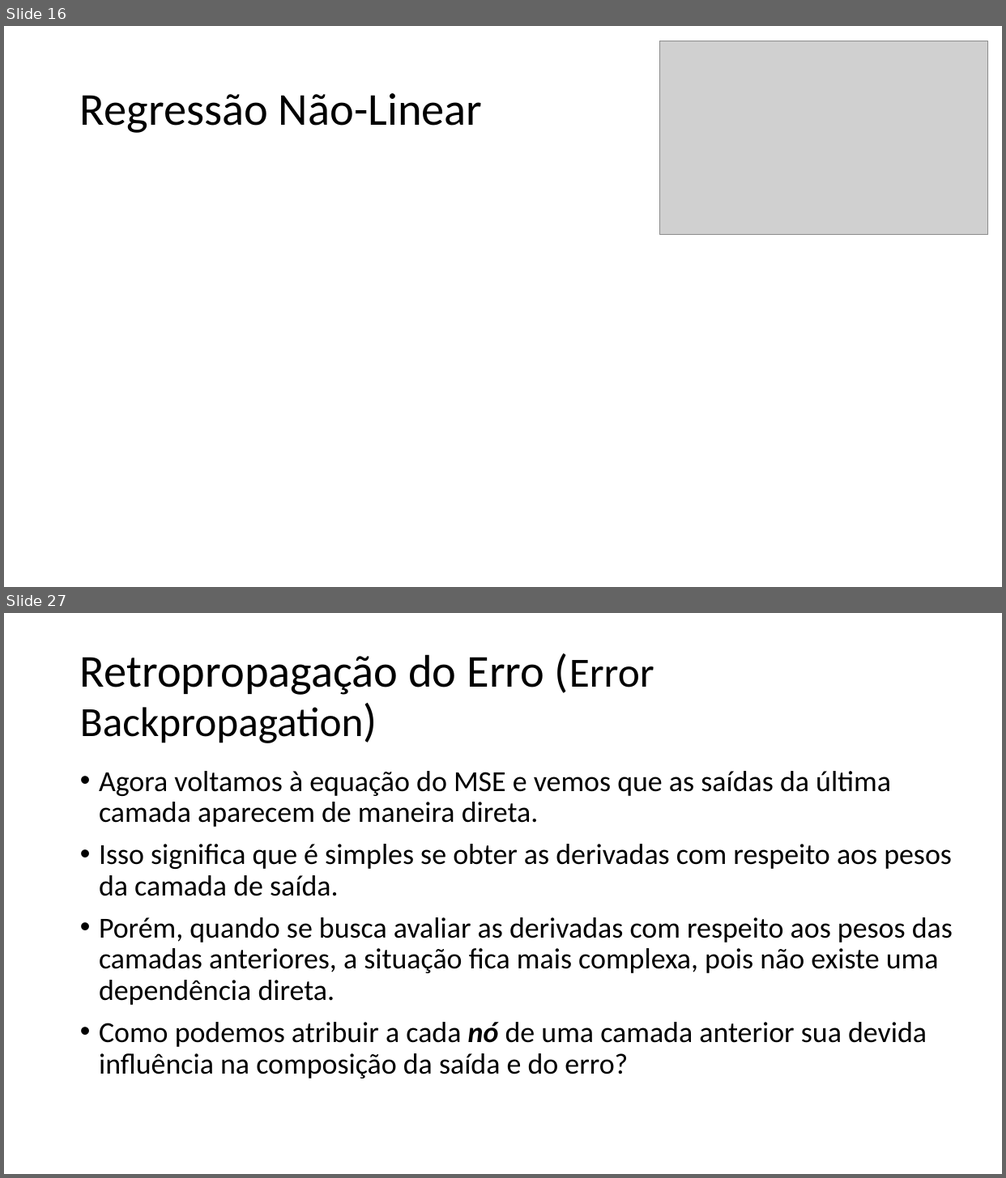
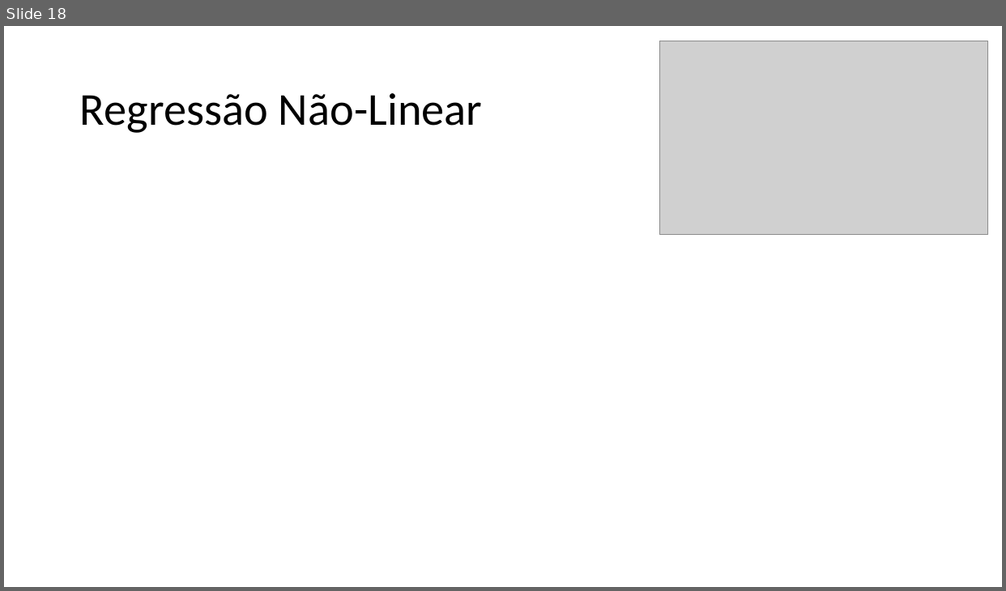
Before and after one commit to zz4fap/t320_aprendizado_de_maquina, a slide deck: slides/T320_Redes_Neurais_Artificiais (Parte II).pptx. Shown one above the other, each under a label of ours: slides 16 and 27 before the commit, slide 18 after it; the slides between them are not shown. The pictures are 1006x1178 and 1006x591 pixels, drawn with LibreOffice and Linux fonts; fonts in the diff are those of the drawing; grey boxes stand for pictures. Boxes give left, top, right and bottom in pixels: in the first picture for what was removed or moved away, otherwise in the second. Text is boxed around its words. In the diff, an @@ line names an element or a change of style, - is before the commit and + after.

```diff
--- a/slides/T320_Redes_Neurais_Artificiais (Parte II).pptx
+++ b/slides/T320_Redes_Neurais_Artificiais (Parte II).pptx
@@ slide 27 removed at (4,613,1002,1174), background #FFFFFF @@
@@ title removed at (80,654,654,743) @@
-Retropropagação do Erro (Error Backpropagation)
@@ text removed at (99,771,953,1079) @@
-• Agora voltamos à equação do MSE e vemos que as saídas da última camada aparecem de maneira direta.
-• Isso significa que é simples se obter as derivadas com respeito aos pesos da camada de saída.
-• Porém, quando se busca avaliar as derivadas com respeito aos pesos das camadas anteriores, a situação fica mais complexa, pois não existe uma dependência direta.
-• Como podemos atribuir a cada nó de uma camada anterior sua devida influência na composição da saída e do erro?
@@ what was slide 16 is now slide 18 @@
```
Also in this commit, not shown: 8 slides changed, 4 slides added, 37 other slides removed, 14 other files.
